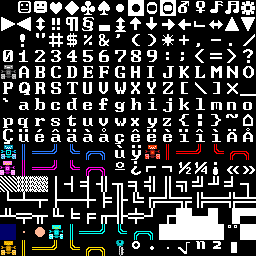
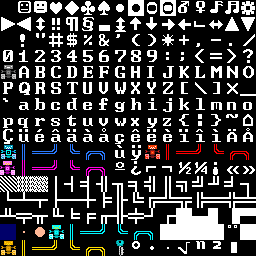
Layers edited between the first and the second 256px x 256px image:
moved "cyan lines" above "gold lines", painted on it over (x1=63, y1=224, x2=160, y2=240)
